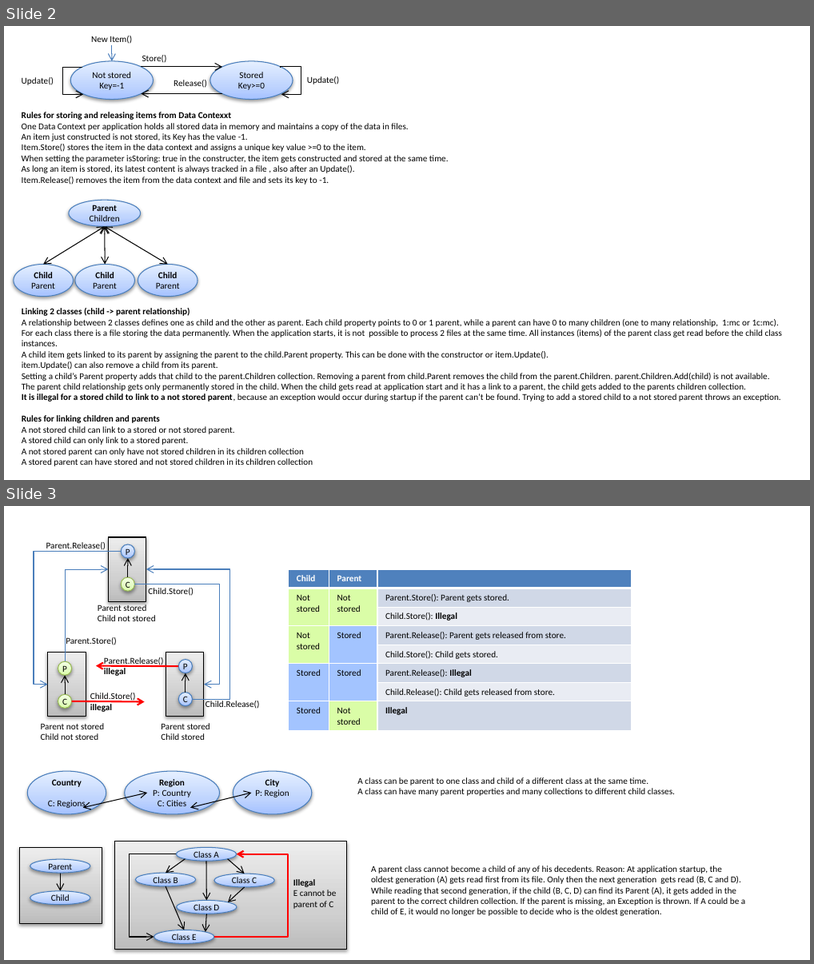
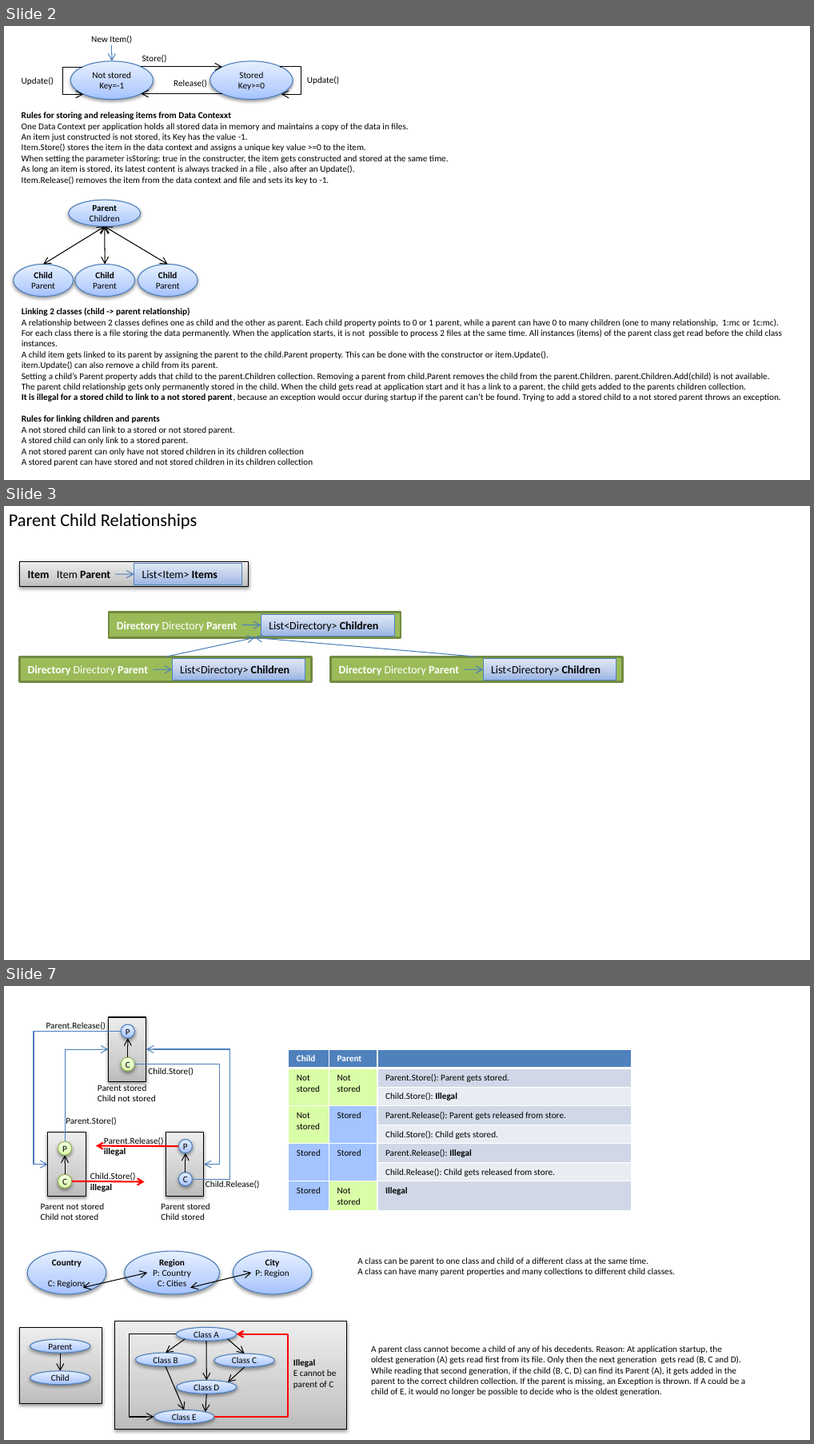
Before and after one commit to PeterHuberSg/StorageLib, a slide deck: Design.pptx. Shown one above the other, each under a label of ours: slides 2 and 3 before the commit, slides 2, 3 and 7 after it; the slides between them are not shown. The pictures are 814x964 and 814x1444 pixels, drawn with LibreOffice and Linux fonts; fonts in the diff are those of the drawing. Boxes give left, top, right and bottom in pixels: in the first picture for what was removed or moved away, otherwise in the second. Text is boxed around its words. In the diff, an @@ line names an element or a change of style, - is before the commit and + after.

```diff
--- a/Design.pptx
+++ b/Design.pptx
@@ slide 3 added at box(4, 506, 810, 960), background #FFFFFF @@
@@ text added at box(9, 513, 197, 529), 16 pt, text #000000 @@
+Parent Child Relationships
@@ rectangle added at box(20, 562, 248, 587), fill gradient #BDBDBD to #D1D1D1 to #EEEEEE, outline #000000 0.75 pt, 10 pt, text #000000, bold @@
+Item Item Parent
@@ arrow added from (115, 574) to (134, 575), #4B7EBC 0.75 pt @@
@@ rectangle added at box(134, 564, 242, 585), fill gradient #9AB5E4 to #C2D1ED to #E1E8F5, outline #4F81BD 0.75 pt, 10 pt, text #000000 @@
+List<Item> Items
@@ rectangle added at box(109, 612, 401, 637), fill #9BBB59, outline #738A42 2 pt, 10 pt, text #FFFFFF, bold @@
+Directory Directory Parent
@@ arrow added from (242, 624) to (262, 625), #4B7EBC 0.75 pt @@
@@ rectangle added at box(262, 614, 394, 636), fill gradient #9AB5E4 to #C2D1ED to #E1E8F5, outline #4F81BD 0.75 pt, 10 pt, text #000000 @@
+List<Directory> Children
@@ arrow added from (166, 656) to (254, 637), #4B7EBC 0.75 pt @@
@@ arrow added from (478, 656) to (254, 637), #4B7EBC 0.75 pt @@
@@ rectangle added at box(20, 656, 312, 682), fill #9BBB59, outline #738A42 2 pt, 10 pt, text #FFFFFF, bold @@
+Directory Directory Parent
@@ arrow added from (153, 670) to (173, 670), #4B7EBC 0.75 pt @@
@@ rectangle added at box(173, 659, 306, 680), fill gradient #9AB5E4 to #C2D1ED to #E1E8F5, outline #4F81BD 0.75 pt, 10 pt, text #000000 @@
+List<Directory> Children
@@ rectangle added at box(331, 656, 623, 682), fill #9BBB59, outline #738A42 2 pt, 10 pt, text #FFFFFF, bold @@
+Directory Directory Parent
@@ arrow added from (465, 670) to (483, 670), #4B7EBC 0.75 pt @@
@@ rectangle added at box(483, 659, 616, 680), fill gradient #9AB5E4 to #C2D1ED to #E1E8F5, outline #4F81BD 0.75 pt, 10 pt, text #000000 @@
+List<Directory> Children
@@ what was slide 3 is now slide 7 @@
```
Also in this commit, not shown: 3 other slides added, 26 other files.
